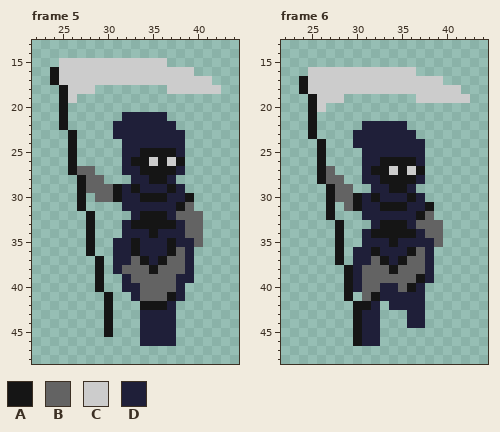
Pixel-art file -- DeathBros/Assets/Sprites/Aseprite/Player/Blue_anims1.aseprite. The picture above was drawn from the file before the commit.
64x64 pixels, 6 frames. Shown: frame 5: x 22..44, y 13..48; frame 6: x 22..44, y 13..48. The commit also changed other frames, which this record leaves out.
Visible layers, top first: "Layer 2", "Layer 1".
Palette (. is transparent): A #151515  B #636363  C #cccccc  D #1f1f39
Pixels before, frame 5, first column x 24:
15 .CCCCCCCCCCCC......
16 ACCCCCCCCCCCCCCC...
17 ACCCCCCCCCCCCCCCCC.
18 .ACCC........CCCCCC
19 .AC................
20 .A.................
21 .A......DDDDD......
22 .A.....DDDDDDD.....
23 ..A....DDDDDDDD....
24 ..A.....DDDDDDD....
25 ..A.....DDAAAAD....
26 ..A.....DAACACA....
27 ..ABB...DDAAAAD....
28 ...ABB...DDAAD.....
29 ...ABBBADADDDAD....
30 ...A.BBADDAAADDA...
31 ...A....DDDDDDAB...
32 ....A....DAAADBBB..
33 ....A...DAAAAADBB..
34 ....A...DDDADDDBB..
35 ....A..DDADDDADDB..
36 ....A..DDADDDABD...
37 .....A.DDBADABBD...
38 .....A.DBBBABBBD...
39 .....A..DBBBBBDD...
40 .....A..DDBBBBD....
41 ......A..DBBBAD....
42 ......A...AAAD.....
43 ......A...DDDD.....
44 ......A...DDDD.....
45 ......A...DDDD.....
46 ..........DDDD.....
Pixels before, frame 6, first column x 24:
16 .CCCCCCCCCCCC......
17 ACCCCCCCCCCCCCCC...
18 ACCCCCCCCCCCCCCCCC.
19 .ACCC........CCCCCC
20 .AC................
21 .A.................
22 .A.....DDDDD.......
23 .A....DDDDDDD......
24 ..A...DDDDDDDD.....
25 ..A....DDDDDDD.....
26 ..A....DDAAAAD.....
27 ..AB...DAACACA.....
28 ..ABB..DDAAAAD.....
29 ...ABB..DDAAD......
30 ...ABBADADDDAD.....
31 ...A.BADDAAADDA....
32 ...A...DDDDDDAB....
33 ....A...DAAADBBB...
34 ....A..DAAAAADBB...
35 ....A..DDDADDDDB...
36 ....A.DDADDDABD....
37 ....A.DDBADABBD....
38 .....ADBBBABBBD....
39 .....ADBBBBBBAD....
40 .....ADBBDDBAD.....
41 .....A.BADDDDD.....
42 ......AAD.DDDD.....
43 ......ADD...DD.....
44 ......ADD...DD.....
45 ......ADD..........
46 ......ADD..........
The same view after the edit:
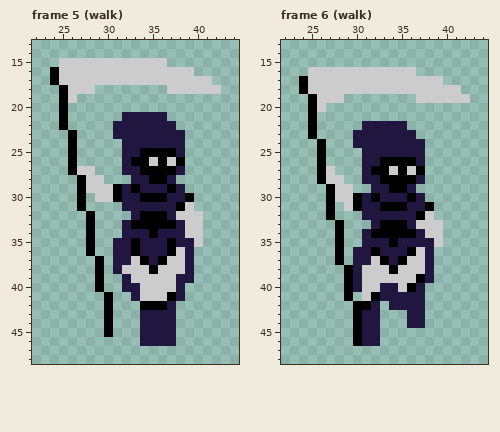
Difference:
colour A: #151515 -> #000000
colour D: #1f1f39 -> #211640
Changed rows in their new state; - is a pixel that keeps its letter.
Frame 5 (walk), layer "Layer 1":
first column x 27:
27 CC------------
28 -CC-----------
29 -CCC----------
30 --CC----------
31 ------------C-
32 -----------CCC
33 ------------CC
34 ------------CC
35 -------------C
36 -----------C--
37 ------C---CC--
38 -----CCC-CCC--
39 ------CCCCC---
40 -------CCCC---
41 -------CCC----
Frame 6 (walk), layer "Layer 1":
first column x 27:
27 C------------
28 CC-----------
29 -CC----------
30 -CC----------
31 --C----------
32 -----------C-
33 ----------CCC
34 -----------CC
35 ------------C
36 ----------C--
37 -----C---CC--
38 ----CCC-CCC--
39 ----CCCCCC---
40 ----CC--C----
41 ----C--------
Pixel boxes of the changes (left, top, right, bottom) in both pictures:
changed: (50, 67, 203, 346)
changed: (299, 76, 443, 346)
